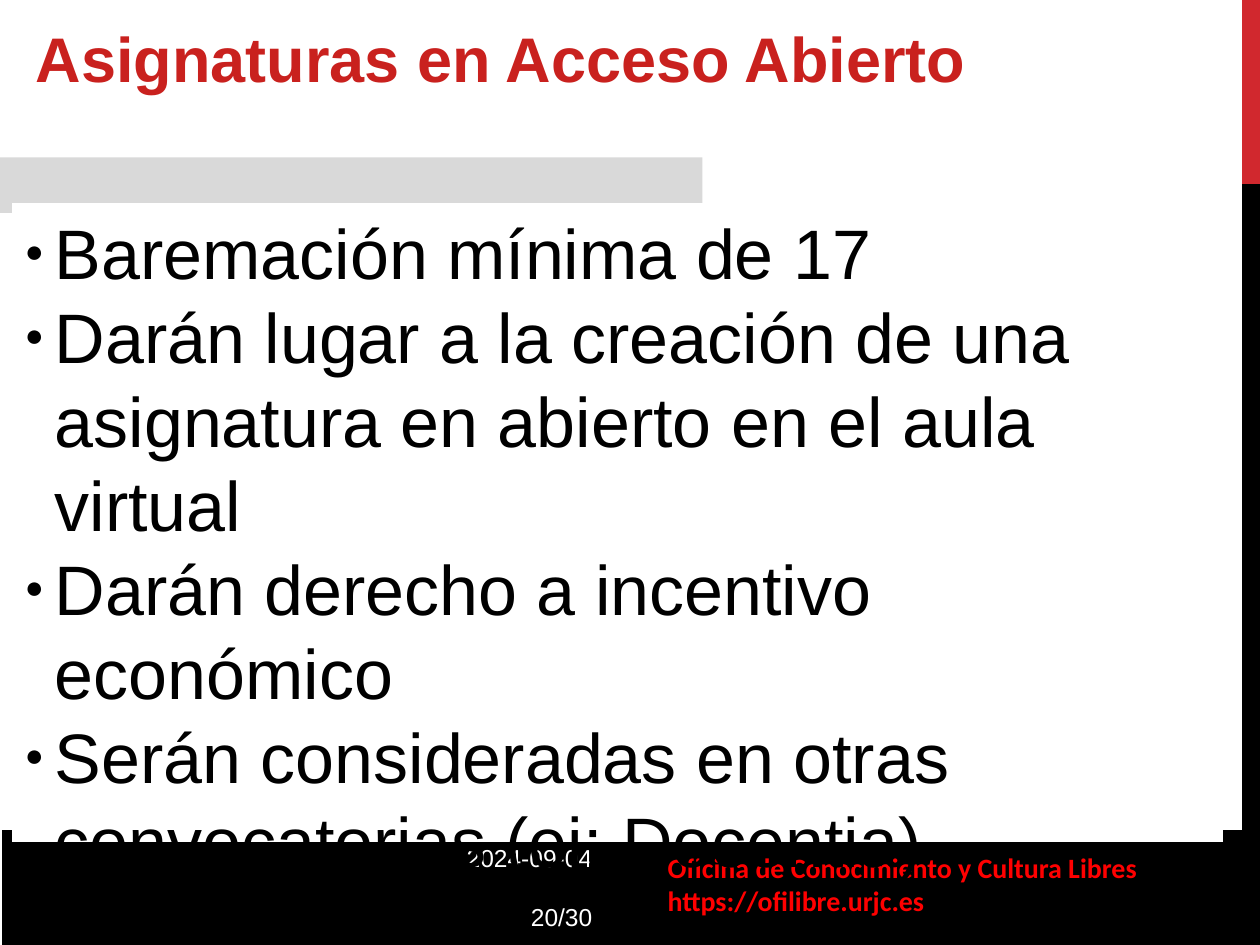
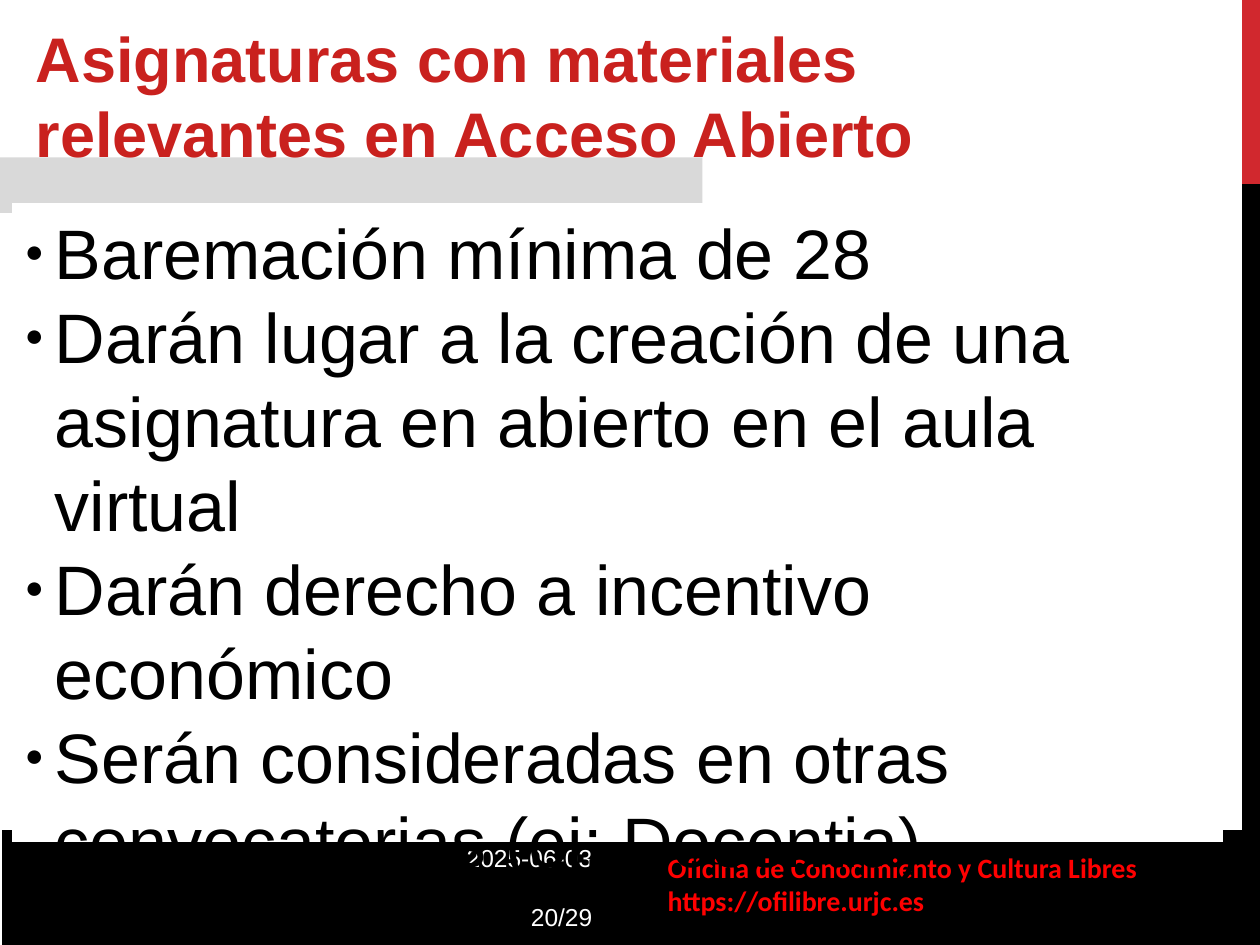
Before and after one commit to roberto-red/ofilibre, a slide deck: slide 20 of static/transpas/convocatoria-asignaturas-abierto/Convocatoria_Asignaturas_Abierto.odp. Drawn at 1260x945 pixels with LibreOffice and Linux fonts; fonts in the diff are those of the drawing; background and template pictures are left out. Boxes give left, top, right and bottom in pixels: in the first picture for what was removed or moved away, otherwise in the second. Text is boxed around its words. In the diff, an @@ line names an element or a change of style, - is before the commit and + after.

```diff
--- a/static/transpas/convocatoria-asignaturas-abierto/Convocatoria_Asignaturas_Abierto.odp
+++ b/static/transpas/convocatoria-asignaturas-abierto/Convocatoria_Asignaturas_Abierto.odp
@@ text at [36, 36, 913, 158]: text changed @@
-Asignaturas en Acceso Abierto
+Asignaturas con materiales relevantes en Acceso Abierto
@@ text in rectangle at [55, 227, 871, 280]: text changed @@
-● Baremación mínima de 17
+● Baremación mínima de 28
@@ text at [467, 850, 592, 927]: text changed @@
-2024-09-04
-20/30
+2025-06-03
+20/29
```
Also in this commit, not shown: 18 other slides changed, 1 slide removed, 1 other file.
